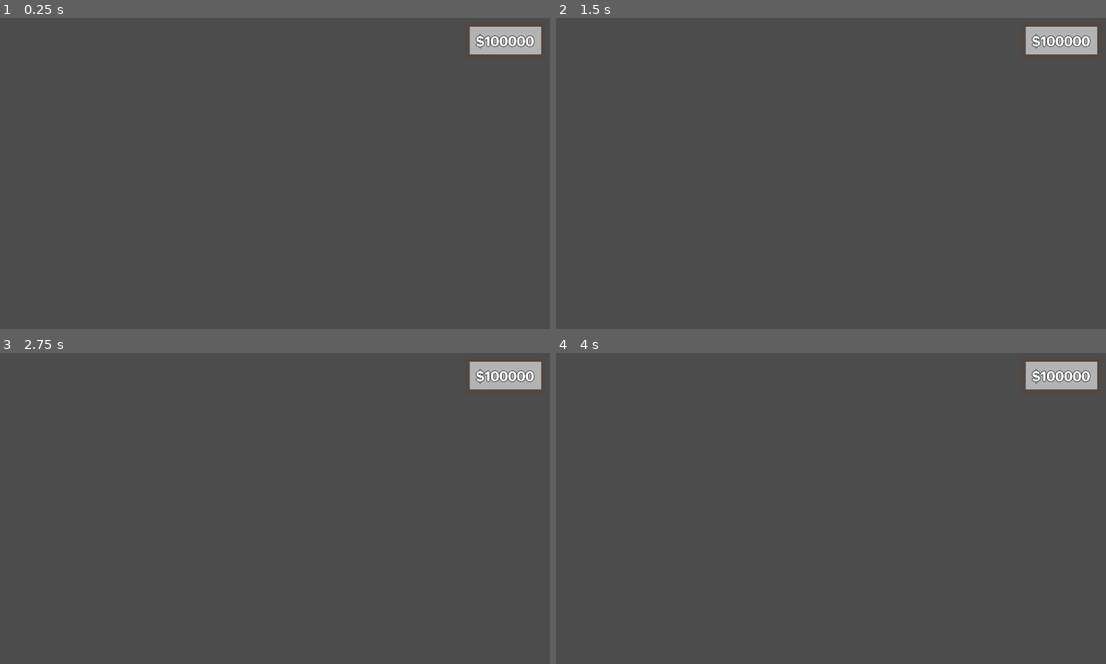
Above: before the commit, frames 1-4 (two rows, left to right).
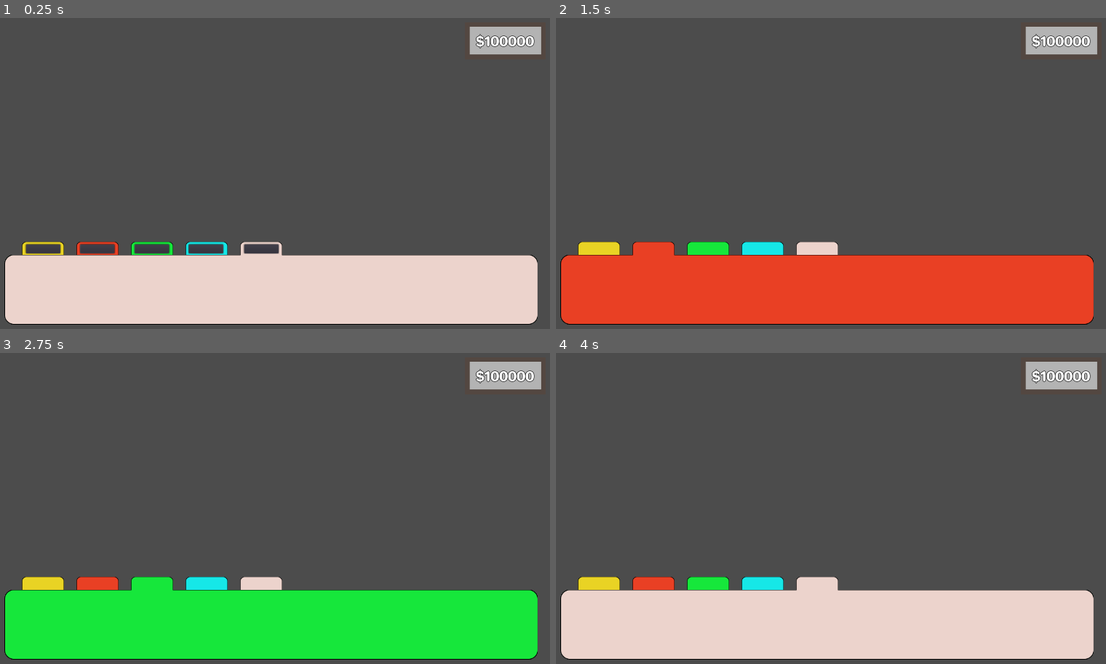
Above: after the commit, the same moments.

Repository: Machalord/Global-Game-Jam-2020
Game: Godot game, scene res://escenas/Hud.tscn
Same seed, same stepped clock (60 frames per second), same inputs: the game is played once before the commit and once after it. The project has no main scene, so this scene is started directly.
Inputs (mouse positions are in pixels of both pictures, inside the frame that each line leads up to):
- Up to frame 1 (0.25 s): no input
- Up to frame 2 (1.5 s): click (600, 248) at 0.52 s; click (655, 248) at 1.27 s
- Up to frame 3 (2.75 s): click (154, 583) at 2.02 s
- Up to frame 4 (4 s): click (759, 583) at 2.77 s; click (820, 583) at 3.52 s

The runs differ from the first frame. In frame 1, 22% of the frame differs, in the area x 0-98%, y 71-99%; in frame 2, 23%; in frame 3, 23%; in frame 4, 23%.

Commit message:
hud basico

Diff:
--- /dev/null
+++ b/escenas/Hud.gd
@@ -0,0 +1,25 @@
+extends Control
+
+
+# Declare member variables here. Examples:
+# var a = 2
+# var b = "text"
+
+
+# Called when the node enters the scene tree for the first time.
+func _ready():
+	pass # Replace with function body.
+
+
+# Called every frame. 'delta' is the elapsed time since the previous frame.
+#func _process(delta):
+#	pass
+
+
+func _on_Button_pressed(current_panel):
+	var panels =$panels.get_children()
+	for i in range($panels.get_children().size()):
+		panels[i-1].z_index=20
+		if i==current_panel:
+			panels[i-1].z_index=30
+	pass # Replace with function body.
--- a/escenas/Hud.tscn
+++ b/escenas/Hud.tscn
@@ -1,7 +1,13 @@
-[gd_scene load_steps=4 format=2]
+[gd_scene load_steps=10 format=2]
 
 [ext_resource path="res://assets/hud_money.png" type="Texture" id=1]
 [ext_resource path="res://assets/Jellee-Roman.ttf" type="DynamicFontData" id=2]
+[ext_resource path="res://assets/panel1.png" type="Texture" id=3]
+[ext_resource path="res://escenas/Hud.gd" type="Script" id=4]
+[ext_resource path="res://assets/panel2.png" type="Texture" id=5]
+[ext_resource path="res://assets/panel3.png" type="Texture" id=6]
+[ext_resource path="res://assets/panel4.png" type="Texture" id=7]
+[ext_resource path="res://assets/panel5.png" type="Texture" id=8]
 
 [sub_resource type="DynamicFont" id=1]
 size = 30
@@ -12,6 +18,7 @@
 [node name="Hud" type="Control"]
 anchor_right = 1.0
 anchor_bottom = 1.0
+script = ExtResource( 4 )
 __meta__ = {
 "_edit_use_anchors_": false
 }
@@ -45,5 +52,157 @@
 align = 1
 valign = 1
 __meta__ = {
-"_edit_use_anchors_": false
-}
+"_edit_use_anchors_": true
+}
+
+[node name="panels" type="Control" parent="."]
+anchor_left = 0.5
+anchor_top = 1.0
+anchor_right = 0.5
+anchor_bottom = 1.0
+margin_left = -640.0
+margin_top = -202.0
+margin_right = 640.0
+__meta__ = {
+"_edit_use_anchors_": true
+}
+
+[node name="panel" type="Node2D" parent="panels"]
+
+[node name="panel" type="TextureRect" parent="panels/panel"]
+modulate = Color( 0.913725, 0.827451, 0.141176, 1 )
+anchor_left = 0.039
+anchor_right = 0.955
+anchor_bottom = 0.901
+margin_left = 50.0
+margin_right = 1223.0
+margin_bottom = 182.0
+texture = ExtResource( 3 )
+__meta__ = {
+"_edit_use_anchors_": false
+}
+
+[node name="panel2" type="Node2D" parent="panels"]
+position = Vector2( 0, -518 )
+
+[node name="panel2" type="TextureRect" parent="panels/panel2"]
+modulate = Color( 0.913725, 0.25098, 0.141176, 1 )
+anchor_left = 0.039
+anchor_right = 0.955
+anchor_bottom = 0.901
+margin_left = 50.0
+margin_top = 518.0
+margin_right = 1223.0
+margin_bottom = 700.0
+texture = ExtResource( 5 )
+__meta__ = {
+"_edit_use_anchors_": false
+}
+
+[node name="panel3" type="Node2D" parent="panels"]
+position = Vector2( 0, -518 )
+
+[node name="panel3" type="TextureRect" parent="panels/panel3"]
+modulate = Color( 0.0862745, 0.905882, 0.231373, 1 )
+anchor_left = 0.039
+anchor_right = 0.955
+anchor_bottom = 0.901
+margin_left = 50.0
+margin_top = 518.0
+margin_right = 1223.0
+margin_bottom = 700.0
+texture = ExtResource( 6 )
+__meta__ = {
+"_edit_use_anchors_": false
+}
+
+[node name="panel4" type="Node2D" parent="panels"]
+position = Vector2( 0, -518 )
+
+[node name="panel4" type="TextureRect" parent="panels/panel4"]
+modulate = Color( 0.0862745, 0.905882, 0.905882, 1 )
+anchor_left = 0.039
+anchor_right = 0.955
+anchor_bottom = 0.901
+margin_left = 50.0
+margin_top = 518.0
+margin_right = 1223.0
+margin_bottom = 700.0
+texture = ExtResource( 7 )
+__meta__ = {
+"_edit_use_anchors_": false
+}
+
+[node name="panel5" type="Node2D" parent="panels"]
+position = Vector2( 0, -518 )
+
+[node name="panel5" type="TextureRect" parent="panels/panel5"]
+modulate = Color( 0.92549, 0.827451, 0.8, 1 )
+anchor_left = 0.039
+anchor_right = 0.955
+anchor_bottom = 0.901
+margin_left = 50.0
+margin_top = 518.0
+margin_right = 1223.0
+margin_bottom = 700.0
+texture = ExtResource( 8 )
+__meta__ = {
+"_edit_use_anchors_": false
+}
+
+[node name="panel_buttons" type="Control" parent="."]
+margin_right = 40.0
+margin_bottom = 40.0
+__meta__ = {
+"_edit_use_anchors_": false
+}
+
+[node name="Button" type="Button" parent="panel_buttons"]
+margin_left = 97.0
+margin_top = 524.0
+margin_right = 173.0
+margin_bottom = 544.0
+__meta__ = {
+"_edit_use_anchors_": false
+}
+
+[node name="Button2" type="Button" parent="panel_buttons"]
+margin_left = 215.747
+margin_top = 524.0
+margin_right = 291.747
+margin_bottom = 544.0
+__meta__ = {
+"_edit_use_anchors_": false
+}
+
+[node name="Button3" type="Button" parent="panel_buttons"]
+margin_left = 336.35
+margin_top = 524.0
+margin_right = 412.35
+margin_bottom = 544.0
+__meta__ = {
+"_edit_use_anchors_": false
+}
+
+[node name="Button4" type="Button" parent="panel_buttons"]
+margin_left = 455.383
+margin_top = 524.0
+margin_right = 531.383
+margin_bottom = 544.0
+__meta__ = {
+"_edit_use_anchors_": false
+}
+
+[node name="Button5" type="Button" parent="panel_buttons"]
+margin_left = 577.13
+margin_top = 524.0
+margin_right = 653.13
+margin_bottom = 544.0
+__meta__ = {
+"_edit_use_anchors_": false
+}
+[connection signal="pressed" from="panel_buttons/Button" to="." method="_on_Button_pressed" binds= [ 1 ]]
+[connection signal="pressed" from="panel_buttons/Button2" to="." method="_on_Button_pressed" binds= [ 2 ]]
+[connection signal="pressed" from="panel_buttons/Button3" to="." method="_on_Button_pressed" binds= [ 3 ]]
+[connection signal="pressed" from="panel_buttons/Button4" to="." method="_on_Button_pressed" binds= [ 4 ]]
+[connection signal="pressed" from="panel_buttons/Button5" to="." method="_on_Button_pressed" binds= [ 5 ]]
Binary file added: assets/panel1.png
Not shown, added: assets/panel1.png.import
Binary file added: assets/panel2.png
Not shown, added: assets/panel2.png.import
Binary file added: assets/panel3.png
Not shown, added: assets/panel3.png.import
Binary file added: assets/panel4.png
Not shown, added: assets/panel4.png.import
Binary file added: assets/panel5.png
Not shown, added: assets/panel5.png.import
